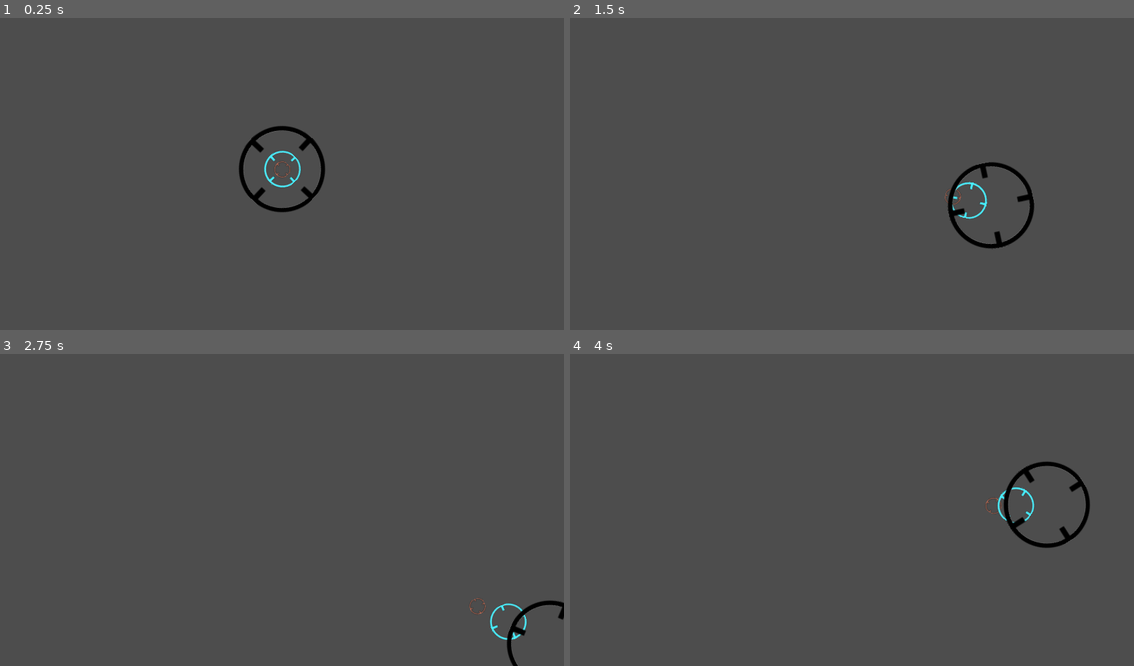
Above: before the commit, frames 1-4 (two rows, left to right).
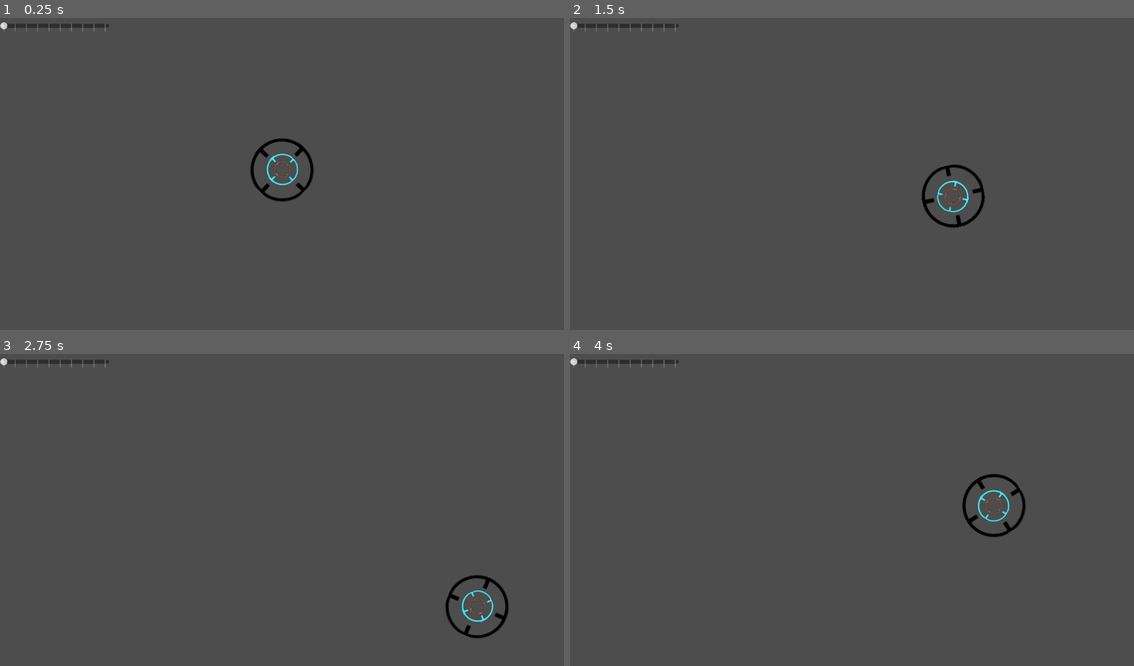
Above: after the commit, the same moments.

Repository: yissok/project-v
Game: Godot game, scene res://MainScene.tscn
The game is run twice, just before and just after one commit, with the same random seed, the same clock (stepped at 60 frames per second) and the same inputs.
Inputs:
- Up to frame 1 (0.25 s): no input
- Up to frame 2 (1.5 s): hold D (la_right) 0.53-1.28 s; hold S (la_down) from 1.28 s (still down)
- Up to frame 3 (2.75 s): release S (la_down) at 2.03 s; hold D (la_right) from 2.03 s (still down)
- Up to frame 4 (4 s): release D (la_right) at 2.78 s; hold W (la_up) 2.78-3.53 s; hold A (la_left) from 3.53 s (still down)

The runs differ from the first frame. In frame 1, 1.6% of the frame differs, in the area x 0-58%, y 1-63%; in frame 2, 1.6%, in the area x 0-83%, y 1-74%; in frame 3, 1.3%; in frame 4, 1.6%.

Commit message:
Aggiunto Slider

Diff:
--- a/Crosshair.gd
+++ b/Crosshair.gd
@@ -1,4 +1,6 @@
 extends Node3D
+
+var offset_cam = Vector3(0, 0, -1)
 
 func _ready():
 	pass
@@ -7,6 +9,10 @@
 	pass
 
 func moveCrossHair(direction, node, offset):
+
 	node.rotation = node.rotation + Vector3(0, 0, 0.05 * direction)
-	var vec_dir = ($"CrossMain".position -  $"../Camera3D".position)*offset
-	node.position = vec_dir + $"../Camera3D".position + Vector3(0, 0, 1)
+
+	offset_cam = Vector3(0,0, float($slider_offset_camera.value/-100))
+
+	var vec_dir = ($"CrossMain".position -  ($"../Camera3D".position + offset_cam))*offset
+	node.position = vec_dir + ($"../Camera3D".position + offset_cam)
--- a/MainScene.tscn
+++ b/MainScene.tscn
@@ -30,3 +30,10 @@
 transform = Transform3D(0.12, 0, 0, 0, 0.12, 0, 0, 0, 0.12, 0, 1.1942, -12.4545)
 texture = ExtResource("1_xbbib")
 script = ExtResource("4_fkx34")
+
+[node name="slider_offset_camera" type="HSlider" parent="Crosshair"]
+offset_right = 223.0
+offset_bottom = 53.0
+step = 10.0
+tick_count = 10
+ticks_on_borders = true
